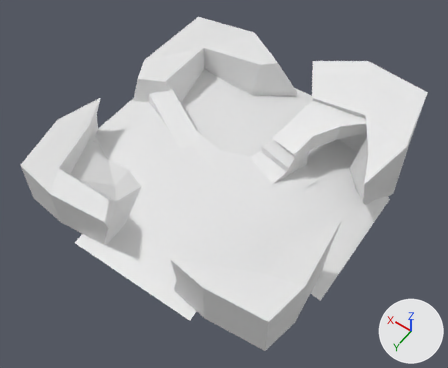
The glTF model resources/Models/UnderWaterRoom1_a1.glb as it was, and as the next commit left it.
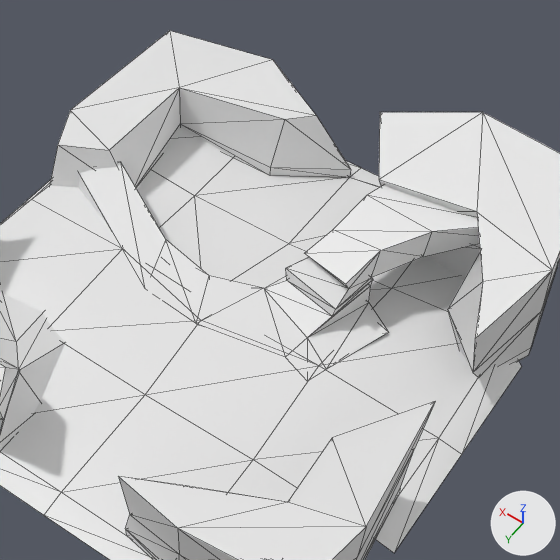
Each version appears first whole from a 50 mm lens placed at (-16.9, 23.9, 36.1), pointed at (-1.0, 1.7, 1.2), and next in a close-up on the part from 24% to 92% of the width and 0% to 83% of the height. Arrows for +X, +Y and +Z are at lower right; the lights stay in place. The close-ups show mesh edges as thin lines. Vertices at the same position are counted once.

Objects in the first close-up: 'Rock', 'SeaFloor'.
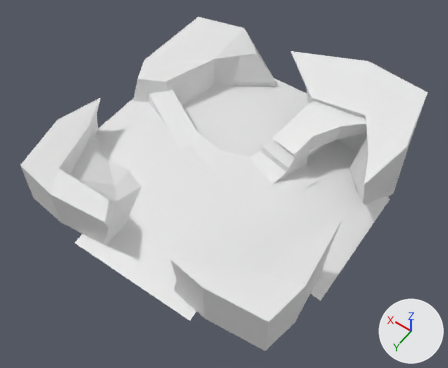
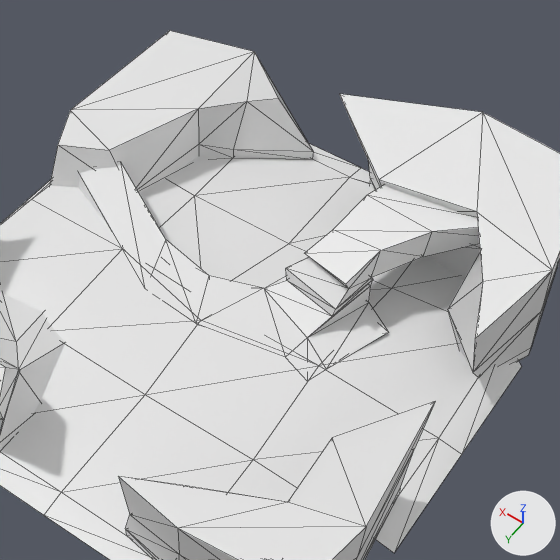
What differs and where, as boxes (x1, y1, x2, y2) in the close-ups (560 x 560 px; the box of a moved part takes in the faces that stretch with it):
part 1 of me_plane_002, moved or reshaped
    before: (136, 124, 265, 189)
    after: (137, 144, 233, 193)
part 2 of me_plane_002, moved or reshaped
    before: (70, 31, 316, 187)
    after: (70, 52, 254, 190)
part 3 of me_plane_002, moved or reshaped (not visible before)
    after: (71, 31, 312, 149)
part 4 of me_plane_002, moved or reshaped
    before: (270, 116, 351, 177)
    after: (233, 98, 313, 159)
part 5 of me_plane_002, moved or reshaped
    before: (379, 112, 482, 179)
    after: (339, 94, 482, 190)

The edits, one by one:
me_plane_002 has 188 vertices, 328 faces and spans x -11.0..11.0, y -11.0..10.4, z -0.1..6.0.
me_plane_002 is used by ob_rock; location (0.0, 0.0, 0.0).
Before the commit, vertices of me_plane_002: 44 (-1.0, -10.0, 4.3) at pixel (379, 112), 46 (-3.0, -10.0, 0.5), 86 (-3.0, -10.0, 0.0), 175 (-2.5, -10.0, 2.7).
me_plane_002 part 1: the 1 vertex in x 8.0, y -8.0, z 0.0 is moved by (-1.8, 1.0, 0.0).
me_plane_002 part 2: all 2 vertices in x 8.0, y -8.0, z 0.5..2.6 are moved by (-1.5, 0.6, 0.0).
me_plane_002 part 3: all 3 vertices in x 5.0, y -11.0, z 0.0..3.6 are moved by (1.0, 0.0, 0.0).
me_plane_002 part 4: all 6 vertices in x 0.0..3.0, y -10.0..-8.0, z 0.0..2.6 are moved by (2.0, 0.0, 0.0).
Part 5, on me_plane_002:
Vertices 44, 46, 86, 175 of me_plane_002 move by (2.0, 0.0, 0.0).
